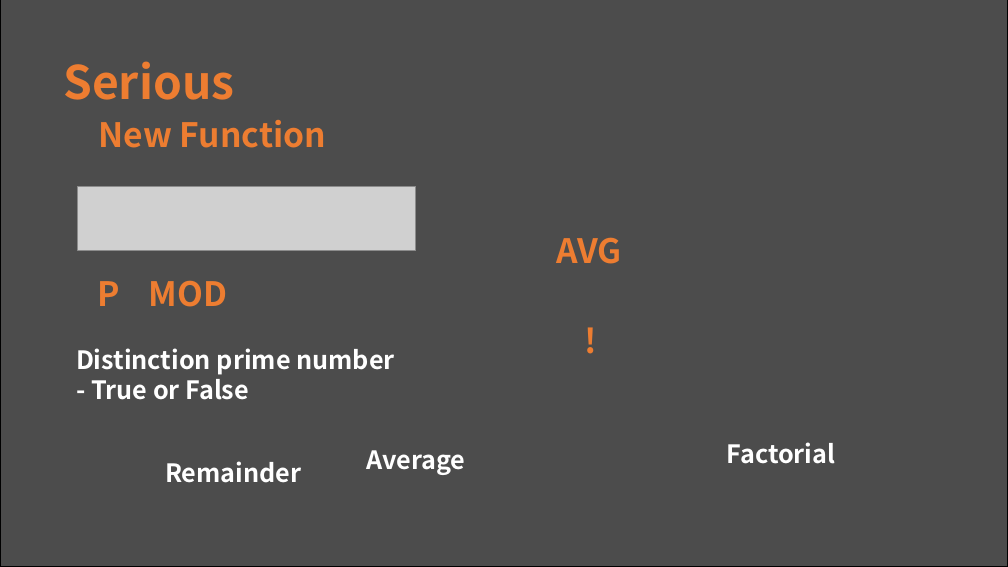
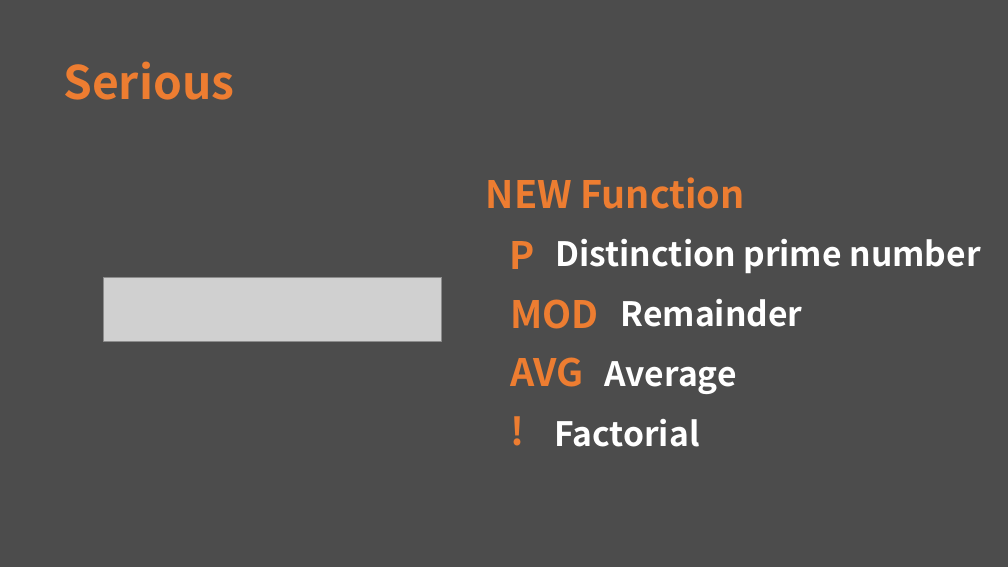
Before and after one commit to hbseo/desktop_calculator, a slide deck: slide 6 of simpsons.pptx. Drawn at 1008x567 pixels with LibreOffice and Linux fonts; fonts in the diff are those of the drawing; grey boxes stand for pictures. Boxes give left, top, right and bottom in pixels: in the first picture for what was removed or moved away, otherwise in the second. Text is boxed around its words. In the diff, an @@ line names an element or a change of style, - is before the commit and + after.

```diff
--- a/simpsons.pptx
+++ b/simpsons.pptx
@@ background #FFFFFF to #4C4C4C @@
@@ rectangle removed at <box>0,0,1008,567</box> @@
@@ text at <box>486,177,744,209</box>: text changed; size 32 to 36 pt @@
-New Function
+NEW Function
@@ text "P": place and size @@
-text "P" at <box>98,281,120,306</box>
+text "P" at <box>509,241,534,269</box>
@@ size 24 to 32 pt in 4 elements at <box>554,419,699,447</box>, <box>621,299,803,327</box>, <box>605,361,737,394</box>, <box>556,239,981,274</box> @@
@@ text "Distinction prime number": place and size @@
-text "Distinction prime number" at <box>76,348,394,400</box>
+text "Distinction prime number" at <box>556,239,981,274</box>
@@ picture: place and size @@
-picture at <box>78,187,416,251</box>
+picture at <box>104,278,442,342</box>
@@ text "MOD": place and size @@
-text "MOD" at <box>149,280,228,307</box>
+text "MOD" at <box>510,299,598,329</box>
@@ text "Remainder": place and size @@
-text "Remainder" at <box>165,461,301,483</box>
+text "Remainder" at <box>621,299,803,327</box>
@@ text "AVG": place and size @@
-text "AVG" at <box>557,237,622,264</box>
+text "AVG" at <box>510,357,584,387</box>
@@ text "Average": place and size @@
-text "Average" at <box>367,450,466,475</box>
+text "Average" at <box>605,361,737,394</box>
@@ text at <box>91,374,249,400</box>: paragraph removed @@
-- True or False
@@ size 32 to 36 pt in 4 elements at <box>509,241,534,269</box>, <box>510,299,598,329</box>, <box>510,357,584,387</box>, <box>503,404,531,457</box> @@
@@ text "!": place and size @@
-text "!" at <box>577,317,633,365</box>
+text "!" at <box>503,404,531,457</box>
@@ text "Factorial": place and size @@
-text "Factorial" at <box>726,442,835,464</box>
+text "Factorial" at <box>554,419,699,447</box>
```
Also in this commit, not shown: 12 other slides changed.
